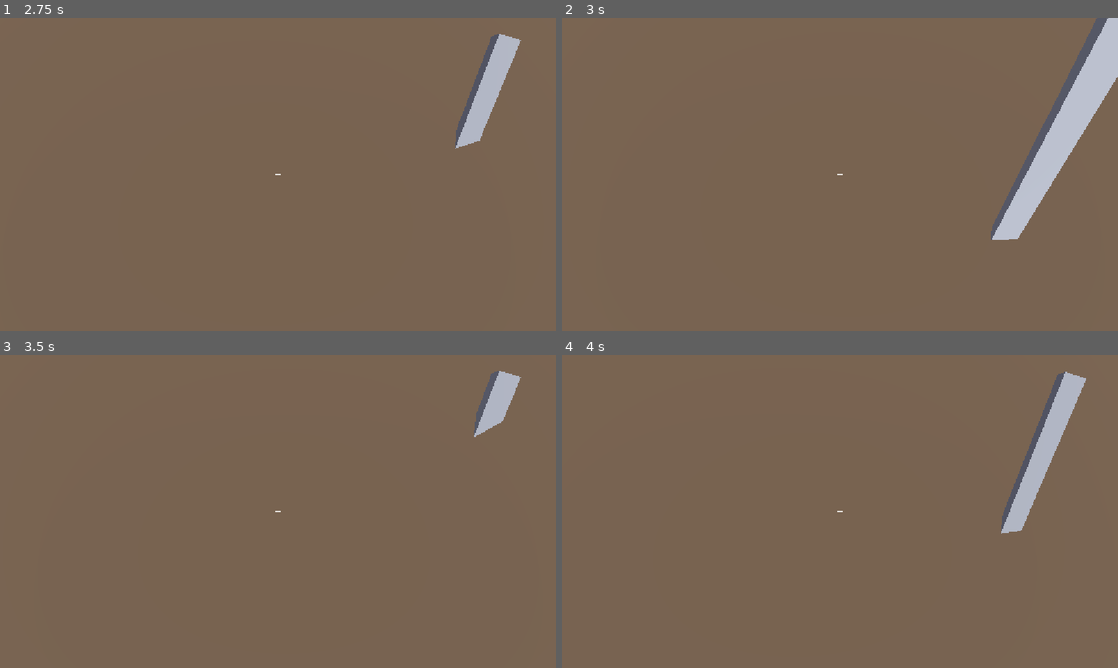
Above: before the commit, frames 1-4 (two rows, left to right).
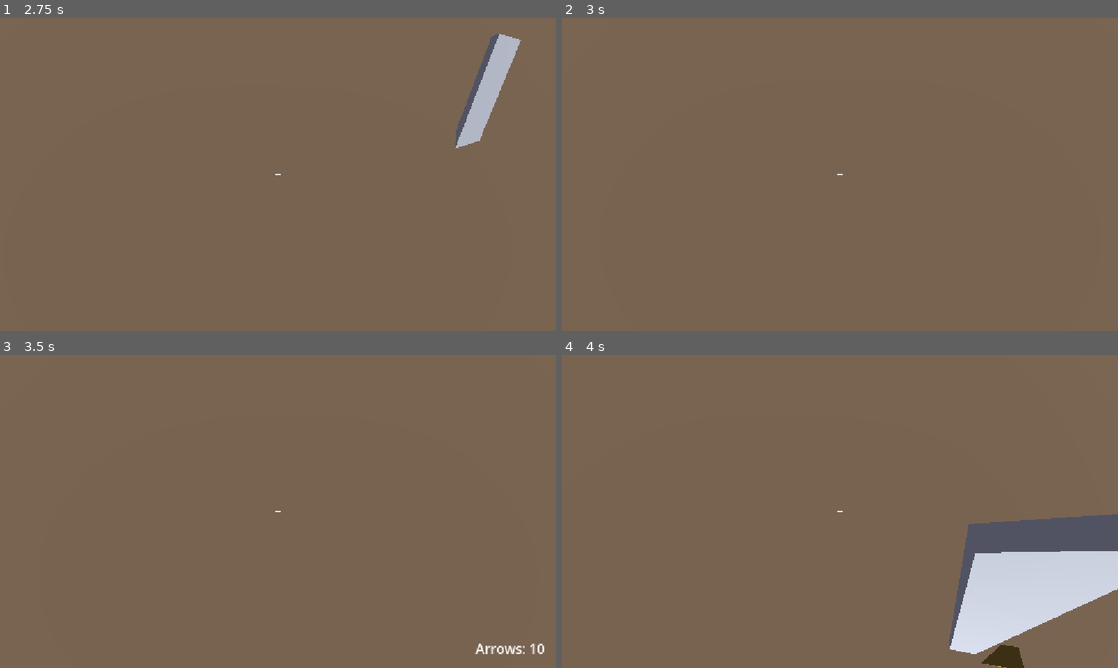
Above: after the commit, the same moments.

Repository: ryanhicke/dark-fantasy-fps
Game: Godot game, scene res://main.tscn
Two runs of this game, one before a commit and one after it. Both use one fixed random seed, a clock stepped at 60 frames per second and the inputs below.
Inputs (mouse positions are in pixels of both pictures, inside the frame that each line leads up to):
- Up to frame 1 (2.75 s): tap Enter at 0.5 s; move the mouse to (305, 174) at 0.52 s; hold W (move_forward) from 0.53 s (still down); click (305, 174) at 0.6 s; tap Space (jump) at 0.77, 1.52 s; move the mouse to (250, 174) at 1.27 s; click (250, 174) at 1.35 s; move the mouse to (289, 168) at 2.02 s; hold 1 (weapon_1) from 2.03 s (still down); click (289, 168) at 2.3 s
- Up to frame 2 (3 s): keep holding W (move_forward); move the mouse to (834, 180) at 2.77 s; release 1 (weapon_1) at 2.78 s; tap 2 (weapon_2) at 2.85 s
- Up to frame 3 (3.5 s): keep holding W (move_forward); tap Space (jump) at 3.02 s; click (272, 517) at 3.05 s
- Up to frame 4 (4 s): keep holding W (move_forward); move the mouse to (878, 514) at 3.52 s; hold Mouse wheel down (weapon_next) from 3.53 s (still down); tap Space (jump) at 3.77 s; click (878, 514) at 3.8 s

Frame 1 is identical in both runs. In frame 2, 5.0% of the frame differs, in the area x 77-100%, y 0-71%; in frame 3, 1.2%; in frame 4, 12%, in the area x 69-100%, y 5-100%.

Commit message:
add bow

Diff:
--- a/core/event_bus.gd
+++ b/core/event_bus.gd
@@ -19,3 +19,10 @@
 
 @warning_ignore("unused_signal")
 signal level_completed
+
+@warning_ignore("unused_signal")
+signal player_ammo_changed(ammo_type: StringName, amount: int, maximum: int)
+
+## Emitted when the player starts raising a weapon. Null means no weapon.
+@warning_ignore("unused_signal")
+signal player_weapon_changed(weapon_data: WeaponData)
--- /dev/null
+++ b/player/inventory.gd
@@ -0,0 +1,63 @@
+class_name Inventory
+extends Node
+## Player ammo counts, keyed by ammo type (e.g. &"arrows").
+##
+## Deliberately a small data holder so it can later be copied into and out
+## of GameState's player bundle between levels.
+
+signal ammo_changed(ammo_type: StringName, amount: int, maximum: int)
+
+@export var max_ammo: Dictionary[StringName, int] = {&"arrows": 100}
+## Ammo given on a fresh (pistol) start.
+@export var starting_ammo: Dictionary[StringName, int] = {&"arrows": 10}
+
+var _ammo: Dictionary[StringName, int] = {}
+
+
+func _ready() -> void:
+	reset_to_starting()
+
+
+func reset_to_starting() -> void:
+	_ammo.clear()
+	for ammo_type: StringName in max_ammo:
+		_set_ammo(ammo_type, starting_ammo.get(ammo_type, 0))
+
+
+func get_ammo(ammo_type: StringName) -> int:
+	return _ammo.get(ammo_type, 0)
+
+
+func get_max_ammo(ammo_type: StringName) -> int:
+	return max_ammo.get(ammo_type, 0)
+
+
+func has_ammo(ammo_type: StringName, amount: int) -> bool:
+	return get_ammo(ammo_type) >= amount
+
+
+## Spends [param amount] if there is enough. Returns false and spends
+## nothing otherwise, so a shot never goes off half-paid.
+func consume_ammo(ammo_type: StringName, amount: int) -> bool:
+	if amount < 0 or not has_ammo(ammo_type, amount):
+		return false
+	_set_ammo(ammo_type, get_ammo(ammo_type) - amount)
+	return true
+
+
+## Adds up to the maximum. Returns how much was actually added, so a pickup
+## can tell whether it was used.
+func add_ammo(ammo_type: StringName, amount: int) -> int:
+	if amount <= 0 or not max_ammo.has(ammo_type):
+		return 0
+	var added: int = mini(amount, get_max_ammo(ammo_type) - get_ammo(ammo_type))
+	if added > 0:
+		_set_ammo(ammo_type, get_ammo(ammo_type) + added)
+	return added
+
+
+func _set_ammo(ammo_type: StringName, amount: int) -> void:
+	var clamped: int = clampi(amount, 0, get_max_ammo(ammo_type))
+	_ammo[ammo_type] = clamped
+	ammo_changed.emit(ammo_type, clamped, get_max_ammo(ammo_type))
+	EventBus.player_ammo_changed.emit(ammo_type, clamped, get_max_ammo(ammo_type))
--- a/player/player.tscn
+++ b/player/player.tscn
@@ -3,6 +3,8 @@
 [ext_resource type="Script" path="res://player/player.gd" id="1_player"]
 [ext_resource type="Script" path="res://player/weapon_holder.gd" id="2_holder"]
 [ext_resource type="PackedScene" path="res://weapons/sword/sword.tscn" id="3_sword"]
+[ext_resource type="Script" path="res://player/inventory.gd" id="4_inventory"]
+[ext_resource type="PackedScene" path="res://weapons/bow/bow.tscn" id="5_bow"]
 
 [sub_resource type="CapsuleShape3D" id="CapsuleShape3D_body"]
 radius = 0.4
@@ -16,12 +18,16 @@
 transform = Transform3D(1, 0, 0, 0, 1, 0, 0, 0, 1, 0, 0.9, 0)
 shape = SubResource("CapsuleShape3D_body")
 
+[node name="Inventory" type="Node" parent="."]
+script = ExtResource("4_inventory")
+
 [node name="Head" type="Node3D" parent="."]
 transform = Transform3D(1, 0, 0, 0, 1, 0, 0, 0, 1, 0, 1.6, 0)
 
 [node name="Camera3D" type="Camera3D" parent="Head"]
 current = true
 
-[node name="WeaponHolder" type="Node3D" parent="Head/Camera3D"]
+[node name="WeaponHolder" type="Node3D" parent="Head/Camera3D" node_paths=PackedStringArray("inventory")]
 script = ExtResource("2_holder")
-weapon_scenes = Array[PackedScene]([ExtResource("3_sword")])
+weapon_scenes = Array[PackedScene]([ExtResource("3_sword"), ExtResource("5_bow")])
+inventory = NodePath("../../../Inventory")
--- a/player/weapon_holder.gd
+++ b/player/weapon_holder.gd
@@ -7,6 +7,8 @@
 
 ## Weapon scenes in slot order: index 0 is key 1, index 1 is key 2, and so on.
 @export var weapon_scenes: Array[PackedScene] = []
+## Ammo source for weapons. Leave empty for unlimited ammo.
+@export var inventory: Inventory
 
 var _weapons: Array[Weapon] = []
 var _current_index: int = -1
@@ -14,6 +16,7 @@
 var _pending_index: int = -1
 var _switching: bool = false
 var _trigger_held: bool = false
+var _was_mouse_captured: bool = false
 
 @onready var _aim: Node3D = get_parent() as Node3D
 
@@ -23,9 +26,12 @@
 	for scene: PackedScene in weapon_scenes:
 		var weapon: Weapon = scene.instantiate() as Weapon
 		add_child(weapon)
-		weapon.setup(body, _aim)
+		weapon.setup(body, _aim, inventory)
 		weapon.holster_immediately()
 		_weapons.append(weapon)
+		if inventory == null and weapon.data != null and weapon.data.ammo_type != &"":
+			push_warning("WeaponHolder: %s uses ammo but no inventory is assigned; ammo is unlimited."
+				% weapon.data.display_name)
 	if not _weapons.is_empty():
 		_pending_index = 0
 
@@ -46,8 +52,13 @@
 
 
 func _physics_process(_delta: float) -> void:
-	if not _is_mouse_captured():
+	var captured: bool = _is_mouse_captured()
+	if not captured:
 		_trigger_held = false
+		# Releasing the mouse mid-draw cancels the shot instead of firing it.
+		if _was_mouse_captured and _current_index >= 0:
+			_weapons[_current_index].interrupt()
+	_was_mouse_captured = captured
 	if _switching:
 		return
 	if _pending_index >= 0 and not _is_current_busy():
@@ -77,6 +88,7 @@
 	if _current_index >= 0:
 		await _weapons[_current_index].holster()
 	_current_index = index
+	EventBus.player_weapon_changed.emit(_weapons[index].data)
 	await _weapons[index].draw()
 	_switching = false
 
--- /dev/null
+++ b/tests/test_bow_ballistics.gd
@@ -0,0 +1,46 @@
+extends GutTest
+## Pins the design spec for the starting bow (a 40 lb draw):
+## - a level shot from eye height lands about 100 yards away,
+## - a full 2 second draw shoots about 10% further.
+## Uses the same integration step the game uses, at the physics tick rate.
+
+const BOW_PATH: String = "res://weapons/bow/bow.tres"
+const EYE_HEIGHT: float = 1.6
+const PHYSICS_DELTA: float = 1.0 / 60.0
+const YARD: float = 0.9144
+const TARGET_RANGE: float = 100.0 * YARD
+const RANGE_TOLERANCE: float = 0.03
+
+var _bow: WeaponData
+
+
+func before_all() -> void:
+	_bow = load(BOW_PATH) as WeaponData
+
+
+## Horizontal distance travelled before dropping from eye height to the floor.
+func _level_shot_range(speed: float) -> float:
+	var position: Vector3 = Vector3(0.0, EYE_HEIGHT, 0.0)
+	var velocity: Vector3 = Vector3.FORWARD * speed
+	while position.y > 0.0:
+		velocity = Projectile.integrate_velocity(velocity, _bow.projectile_gravity, PHYSICS_DELTA)
+		position += velocity * PHYSICS_DELTA
+	return Vector2(position.x, position.z).length()
+
+
+func test_quick_shot_reaches_about_100_yards() -> void:
+	var distance: float = _level_shot_range(_bow.projectile_speed)
+	assert_almost_eq(distance, TARGET_RANGE, TARGET_RANGE * RANGE_TOLERANCE,
+		"quick shot range %.1f m (%.0f yd)" % [distance, distance / YARD])
+
+
+func test_full_draw_shoots_about_10_percent_further() -> void:
+	var quick: float = _level_shot_range(_bow.projectile_speed)
+	var full: float = _level_shot_range(_bow.max_charge_speed)
+	assert_almost_eq(full / quick, 1.10, 0.01,
+		"full draw range %.1f m (%.0f yd)" % [full, full / YARD])
+
+
+func test_full_draw_takes_two_seconds_and_hits_harder() -> void:
+	assert_eq(_bow.charge_time, 2.0)
+	assert_gt(_bow.max_charge_damage, _bow.damage)
--- /dev/null
+++ b/tests/test_inventory.gd
@@ -0,0 +1,55 @@
+extends GutTest
+
+const ARROWS: StringName = &"arrows"
+const MAX_ARROWS: int = 100
+const START_ARROWS: int = 50
+
+var _inventory: Inventory
+
+
+func before_each() -> void:
+	_inventory = Inventory.new()
+	_inventory.max_ammo = {ARROWS: MAX_ARROWS}
+	_inventory.starting_ammo = {ARROWS: START_ARROWS}
+	add_child_autofree(_inventory)
+	watch_signals(_inventory)
+
+
+func test_starts_with_starting_ammo() -> void:
+	assert_eq(_inventory.get_ammo(ARROWS), START_ARROWS)
+	assert_eq(_inventory.get_max_ammo(ARROWS), MAX_ARROWS)
+
+
+func test_consume_spends_ammo_and_signals() -> void:
+	assert_true(_inventory.consume_ammo(ARROWS, 1))
+	assert_eq(_inventory.get_ammo(ARROWS), START_ARROWS - 1)
+	assert_signal_emitted_with_parameters(_inventory, "ammo_changed", [ARROWS, START_ARROWS - 1, MAX_ARROWS])
+
+
+func test_consume_fails_without_spending_when_short() -> void:
+	assert_true(_inventory.consume_ammo(ARROWS, START_ARROWS))
+	assert_false(_inventory.consume_ammo(ARROWS, 1))
+	assert_eq(_inventory.get_ammo(ARROWS), 0)
+
+
+func test_consume_rejects_negative_amount() -> void:
+	assert_false(_inventory.consume_ammo(ARROWS, -5))
+	assert_eq(_inventory.get_ammo(ARROWS), START_ARROWS)
+
+
+func test_add_caps_at_max_and_reports_amount_added() -> void:
+	assert_eq(_inventory.add_ammo(ARROWS, 80), MAX_ARROWS - START_ARROWS)
+	assert_eq(_inventory.get_ammo(ARROWS), MAX_ARROWS)
+	assert_eq(_inventory.add_ammo(ARROWS, 10), 0, "full inventory accepts nothing")
+
+
+func test_unknown_ammo_type_is_empty_and_cannot_be_added() -> void:
+	assert_eq(_inventory.get_ammo(&"mana_crystals"), 0)
+	assert_false(_inventory.has_ammo(&"mana_crystals", 1))
+	assert_eq(_inventory.add_ammo(&"mana_crystals", 5), 0)
+
+
+func test_reset_restores_starting_ammo() -> void:
+	_inventory.consume_ammo(ARROWS, 30)
+	_inventory.reset_to_starting()
+	assert_eq(_inventory.get_ammo(ARROWS), START_ARROWS)
--- /dev/null
+++ b/ui/hud.gd
@@ -0,0 +1,36 @@
+extends CanvasLayer
+## Crosshair and the ammo counter for the current weapon.
+##
+## Listens to EventBus only, so it never needs a reference to the player and
+## survives level changes untouched.
+
+var _ammo_counts: Dictionary[StringName, int] = {}
+var _current_ammo_type: StringName = &""
+
+@onready var _ammo_label: Label = $AmmoLabel
+
+
+func _ready() -> void:
+	EventBus.player_ammo_changed.connect(_on_player_ammo_changed)
+	EventBus.player_weapon_changed.connect(_on_player_weapon_changed)
+	_refresh_ammo()
+
+
+func _on_player_ammo_changed(ammo_type: StringName, amount: int, _maximum: int) -> void:
+	# Cache every type so switching weapons can show the right count at once.
+	_ammo_counts[ammo_type] = amount
+	if ammo_type == _current_ammo_type:
+		_refresh_ammo()
+
+
+func _on_player_weapon_changed(weapon_data: WeaponData) -> void:
+	_current_ammo_type = weapon_data.ammo_type if weapon_data != null else &""
+	_refresh_ammo()
+
+
+func _refresh_ammo() -> void:
+	_ammo_label.visible = _current_ammo_type != &""
+	if _ammo_label.visible:
+		_ammo_label.text = "%s: %d" % [
+			String(_current_ammo_type).capitalize(), _ammo_counts.get(_current_ammo_type, 0)
+		]
--- a/ui/hud.tscn
+++ b/ui/hud.tscn
@@ -1,6 +1,9 @@
 [gd_scene format=3]
 
+[ext_resource type="Script" path="res://ui/hud.gd" id="1_hud"]
+
 [node name="HUD" type="CanvasLayer"]
+script = ExtResource("1_hud")
 
 [node name="Crosshair" type="Control" parent="."]
 layout_mode = 3
@@ -28,3 +31,21 @@
 offset_bottom = 6.0
 mouse_filter = 2
 color = Color(1, 1, 1, 0.8)
+
+[node name="AmmoLabel" type="Label" parent="."]
+anchors_preset = 3
+anchor_left = 1.0
+anchor_top = 1.0
+anchor_right = 1.0
+anchor_bottom = 1.0
+offset_left = -260.0
+offset_top = -64.0
+offset_right = -24.0
+offset_bottom = -20.0
+grow_horizontal = 0
+grow_vertical = 0
+mouse_filter = 2
+theme_override_font_sizes/font_size = 28
+text = "Arrows: 0"
+horizontal_alignment = 2
+vertical_alignment = 2
--- /dev/null
+++ b/weapons/arrow/arrow.tscn
@@ -0,0 +1,34 @@
+[gd_scene format=3]
+
+[ext_resource type="Script" path="res://weapons/projectile.gd" id="1_projectile"]
+
+[sub_resource type="StandardMaterial3D" id="Material_shaft"]
+albedo_color = Color(0.45, 0.3, 0.15, 1)
+
+[sub_resource type="StandardMaterial3D" id="Material_fletching"]
+albedo_color = Color(0.85, 0.85, 0.8, 1)
+
+[sub_resource type="BoxMesh" id="BoxMesh_shaft"]
+material = SubResource("Material_shaft")
+size = Vector3(0.015, 0.015, 0.6)
+
+[sub_resource type="BoxMesh" id="BoxMesh_fletching"]
+material = SubResource("Material_fletching")
+size = Vector3(0.04, 0.005, 0.08)
+
+[node name="Arrow" type="Node3D"]
+script = ExtResource("1_projectile")
+
+[node name="Shaft" type="MeshInstance3D" parent="."]
+transform = Transform3D(1, 0, 0, 0, 1, 0, 0, 0, 1, 0, 0, 0.3)
+cast_shadow = 0
+mesh = SubResource("BoxMesh_shaft")
+
+[node name="Fletching" type="MeshInstance3D" parent="."]
+transform = Transform3D(1, 0, 0, 0, 1, 0, 0, 0, 1, 0, 0, 0.55)
+cast_shadow = 0
+mesh = SubResource("BoxMesh_fletching")
+
+[node name="PathCast" type="RayCast3D" parent="."]
+enabled = false
+target_position = Vector3(0, 0, 0)
--- /dev/null
+++ b/weapons/bow/bow.tres
@@ -0,0 +1,20 @@
+[gd_resource type="Resource" script_class="WeaponData" format=3]
+
+[ext_resource type="Script" path="res://weapons/weapon_data.gd" id="1_data"]
+[ext_resource type="PackedScene" path="res://weapons/arrow/arrow.tscn" id="2_arrow"]
+
+[resource]
+script = ExtResource("1_data")
+display_name = "Bow"
+damage = 15.0
+damage_type = 0
+cooldown = 0.6
+windup = 0.0
+ammo_type = &"arrows"
+ammo_cost = 1
+projectile_scene = ExtResource("2_arrow")
+projectile_speed = 40.0
+projectile_gravity = 0.95
+charge_time = 1.5
+max_charge_damage = 30.0
+max_charge_speed = 55.0
--- /dev/null
+++ b/weapons/bow/bow.tscn
@@ -0,0 +1,48 @@
+[gd_scene format=3]
+
+[ext_resource type="Script" path="res://weapons/ranged_weapon.gd" id="1_ranged"]
+[ext_resource type="Resource" path="res://weapons/bow/bow.tres" id="2_data"]
+
+[sub_resource type="StandardMaterial3D" id="Material_wood"]
+albedo_color = Color(0.4, 0.25, 0.12, 1)
+
+[sub_resource type="StandardMaterial3D" id="Material_string"]
+albedo_color = Color(0.85, 0.82, 0.7, 1)
+
+[sub_resource type="StandardMaterial3D" id="Material_arrow"]
+albedo_color = Color(0.55, 0.4, 0.2, 1)
+
+[sub_resource type="BoxMesh" id="BoxMesh_limb"]
+material = SubResource("Material_wood")
+size = Vector3(0.035, 0.75, 0.04)
+
+[sub_resource type="BoxMesh" id="BoxMesh_string"]
+material = SubResource("Material_string")
+size = Vector3(0.006, 0.72, 0.006)
+
+[sub_resource type="BoxMesh" id="BoxMesh_arrow"]
+material = SubResource("Material_arrow")
+size = Vector3(0.012, 0.012, 0.55)
+
+[node name="Bow" type="Node3D"]
+script = ExtResource("1_ranged")
+data = ExtResource("2_data")
+
+[node name="ViewModel" type="Node3D" parent="."]
+transform = Transform3D(0.965926, 0.258819, 0, -0.258819, 0.965926, 0, 0, 0, 1, 0.18, -0.28, -0.5)
+
+[node name="Limb" type="MeshInstance3D" parent="ViewModel"]
+cast_shadow = 0
+mesh = SubResource("BoxMesh_limb")
+
+[node name="Draw" type="Node3D" parent="ViewModel"]
+
+[node name="String" type="MeshInstance3D" parent="ViewModel/Draw"]
+transform = Transform3D(1, 0, 0, 0, 1, 0, 0, 0, 1, 0, 0, 0.07)
+cast_shadow = 0
+mesh = SubResource("BoxMesh_string")
+
+[node name="Loaded" type="MeshInstance3D" parent="ViewModel/Draw"]
+transform = Transform3D(1, 0, 0, 0, 1, 0, 0, 0, 1, 0, 0, -0.205)
+cast_shadow = 0
+mesh = SubResource("BoxMesh_arrow")
--- a/weapons/melee_weapon.gd
+++ b/weapons/melee_weapon.gd
@@ -35,8 +35,8 @@
 	_hit_cast.shape = sphere
 
 
-func setup(owner_body: CollisionObject3D, aim: Node3D) -> void:
-	super(owner_body, aim)
+func setup(owner_body: CollisionObject3D, aim: Node3D, inventory: Inventory) -> void:
+	super(owner_body, aim, inventory)
 	if owner_body != null:
 		_hit_cast.add_exception(owner_body)
 
@@ -50,7 +50,7 @@
 		_begin_swing()
 
 
-func _on_holstered() -> void:
+func _on_interrupted() -> void:
 	_windup_remaining = -1.0
 	if _swing_tween != null:
 		_swing_tween.kill()
--- /dev/null
+++ b/weapons/projectile.gd
@@ -0,0 +1,79 @@
+class_name Projectile
+extends Node3D
+## Base for physical projectiles (arrows now, fireballs later).
+##
+## Moves itself every physics tick and ray-casts along the segment it just
+## travelled, so fast projectiles can't skip through thin walls between
+## ticks. Uses a child RayCast3D named "PathCast" (disabled, updated
+## manually) instead of direct space queries, because those allocate a
+## result Dictionary every call.
+
+## Seconds before a projectile that hit nothing removes itself.
+@export var lifetime: float = 6.0
+
+var velocity: Vector3 = Vector3.ZERO
+var gravity: float = 0.0
+var damage: float = 0.0
+var damage_type: Damage.Type = Damage.Type.PHYSICAL
+var source: Node = null
+
+var _age: float = 0.0
+
+@onready var _path_cast: RayCast3D = $PathCast
+
+
+## Call after adding the projectile to the scene tree.
+func launch(
+	start: Vector3,
+	initial_velocity: Vector3,
+	projectile_gravity: float,
+	hit_damage: float,
+	type: Damage.Type,
+	attacker: CollisionObject3D
+) -> void:
+	global_position = start
+	velocity = initial_velocity
+	gravity = projectile_gravity
+	damage = hit_damage
+	damage_type = type
+	source = attacker
+	if attacker != null:
+		_path_cast.add_exception(attacker)
+	_face_velocity()
+
+
+## One step of the flight model. Static so tests can run the exact same
+## math the game uses.
+static func integrate_velocity(current: Vector3, gravity_strength: float, delta: float) -> Vector3:
+	return current + Vector3.DOWN * gravity_strength * delta
+
+
+func _physics_process(delta: float) -> void:
+	_age += delta
+	if _age >= lifetime:
+		queue_free()
+		return
+	velocity = integrate_velocity(velocity, gravity, delta)
+	var next_position: Vector3 = global_position + velocity * delta
+	_path_cast.target_position = _path_cast.to_local(next_position)
+	_path_cast.force_raycast_update()
+	if _path_cast.is_colliding():
+		_on_hit(_path_cast.get_collider(), _path_cast.get_collision_point())
+		return
+	global_position = next_position
+	_face_velocity()
+
+
+## Override for different impact behavior (explosions, sticking, etc.).
+func _on_hit(collider: Object, _point: Vector3) -> void:
+	var health: HealthComponent = HealthComponent.find_on(collider as Node)
+	if health != null:
+		health.take_damage(damage, damage_type, source)
+	queue_free()
+
+
+func _face_velocity() -> void:
+	var direction: Vector3 = velocity.normalized()
+	# look_at fails when the direction is parallel to the up vector.
+	if direction != Vector3.ZERO and absf(direction.dot(Vector3.UP)) < 0.999:
+		look_at(global_position + direction, Vector3.UP)
--- /dev/null
+++ b/weapons/ranged_weapon.gd
@@ -0,0 +1,96 @@
+class_name RangedWeapon
+extends Weapon
+## Fires projectiles from the camera.
+##
+## If the data has a charge_time, holding the trigger draws (charges) and
+## releasing fires; damage and speed scale with how long it was held.
+## Otherwise it fires on press and repeats while held.
+##
+## Optional view model children:
+## - "ViewModel/Draw": pulled back toward the camera while charging.
+## - "ViewModel/Draw/Loaded": shown only when ready to fire (e.g. a nocked arrow).
+
+@export_group("Draw Animation")
+## Meters the Draw node moves back toward the camera at full charge.
+@export var draw_pull_distance: float = 0.2
+
+@export_group("Spawn")
+## Meters in front of the camera where projectiles appear, so they don't
+## start inside the near clip plane.
+@export var muzzle_offset: float = 0.2
+
+var _charging: bool = false
+var _charge_elapsed: float = 0.0
+var _draw_rest_position: Vector3 = Vector3.ZERO
+
+@onready var _draw_part: Node3D = get_node_or_null("ViewModel/Draw") as Node3D
+@onready var _loaded_part: Node3D = get_node_or_null("ViewModel/Draw/Loaded") as Node3D
+
+
+func _ready() -> void:
+	super()
+	if _draw_part != null:
+		_draw_rest_position = _draw_part.position
+
+
+func _tick(delta: float) -> void:
+	if _charging:
+		_charge_elapsed = minf(_charge_elapsed + delta, data.charge_time)
+		_update_draw_pose()
+	elif _trigger_held and can_attack() and has_ammo():
+		if data.charge_time > 0.0:
+			_charging = true
+			_charge_elapsed = 0.0
+		else:
+			_fire(0.0)
+	if _loaded_part != null:
+		_loaded_part.visible = _charging or (not is_busy() and has_ammo())
+
+
+func _on_trigger_released() -> void:
+	if _charging:
+		_fire(_charge_ratio())
+
+
+func _on_interrupted() -> void:
+	_charging = false
+	_charge_elapsed = 0.0
+	_update_draw_pose()
+
+
+func _fire(charge: float) -> void:
+	_charging = false
+	_charge_elapsed = 0.0
+	_update_draw_pose()
+	if not _consume_ammo():
+		return
+	_begin_cooldown()
+	var damage: float = data.damage
+	var speed: float = data.projectile_speed
+	if data.charge_time > 0.0:
+		damage = lerpf(data.damage, data.max_charge_damage, charge)
+		speed = lerpf(data.projectile_speed, data.max_charge_speed, charge)
+	var projectile: Projectile = data.projectile_scene.instantiate() as Projectile
+	# Parent to the level (the player's parent), not the weapon, so the
+	# projectile doesn't move with the camera and is freed with the level.
+	_owner_body.get_parent().add_child(projectile)
+	var forward: Vector3 = -_aim.global_transform.basis.z
+	projectile.launch(
+		_aim.global_position + forward * muzzle_offset,
+		forward * speed,
+		data.projectile_gravity,
+		damage,
+		data.damage_type,
+		_owner_body
+	)
+
+
+func _charge_ratio() -> float:
+	if data.charge_time <= 0.0:
+		return 0.0
+	return _charge_elapsed / data.charge_time
+
+
+func _update_draw_pose() -> void:
+	if _draw_part != null:
+		_draw_part.position = _draw_rest_position + Vector3.BACK * draw_pull_distance * _charge_ratio()
--- a/weapons/weapon.gd
+++ b/weapons/weapon.gd
@@ -5,7 +5,7 @@
 ## Owns trigger state, cooldown, and the raise/lower animation used when
 ## switching. Subclasses decide what an attack does by overriding the
 ## virtual hooks (_tick, _on_trigger_pressed, _on_trigger_released,
-## _on_holstered).
+## _on_interrupted).
 ##
 ## Expects a child Node3D named "ViewModel" holding the visible mesh, so
 ## animations move the model without moving the weapon's own origin.
@@ -27,6 +27,7 @@
 
 var _owner_body: CollisionObject3D
 var _aim: Node3D
+var _inventory: Inventory
 var _trigger_held: bool = false
 var _cooldown_remaining: float = 0.0
 var _is_drawn: bool = false
@@ -42,10 +43,12 @@
 
 
 ## Called once by the WeaponHolder. [param owner_body] is the damage source
-## and is excluded from hit checks; [param aim] is where attacks originate.
-func setup(owner_body: CollisionObject3D, aim: Node3D) -> void:
+## and is excluded from hit checks; [param aim] is where attacks originate;
+## [param inventory] supplies ammo (null means unlimited).
+func setup(owner_body: CollisionObject3D, aim: Node3D, inventory: Inventory) -> void:
 	_owner_body = owner_body
 	_aim = aim
+	_inventory = inventory
 
 
 func set_trigger(held: bool) -> void:
@@ -68,10 +71,30 @@
 	return _cooldown_remaining > 0.0
 
 
+func has_ammo() -> bool:
+	if data == null or data.ammo_type == &"" or _inventory == null:
+		return true
+	return _inventory.has_ammo(data.ammo_type, data.ammo_cost)
+
+
+## Spends ammo for one attack. Returns false (spending nothing) if short.
+func _consume_ammo() -> bool:
+	if data.ammo_type == &"" or _inventory == null:
+		return true
+	return _inventory.consume_ammo(data.ammo_type, data.ammo_cost)
+
+
+## Cancels anything in progress without attacking, e.g. when the mouse is
+## released mid-draw. Cleared directly, not via set_trigger(), so weapons
+## that act on release (like a drawn bow) don't fire.
+func interrupt() -> void:
+	_trigger_held = false
+	_on_interrupted()
+
+
 func holster_immediately() -> void:
 	_is_drawn = false
-	_trigger_held = false
-	_on_holstered()
+	interrupt()
 	visible = false
 	set_physics_process(false)
 	if _view_model != null:
@@ -91,10 +114,7 @@
 ## Lower animation. Cancels anything in progress without attacking.
 func holster() -> void:
 	_is_drawn = false
-	# Cleared directly, not via set_trigger(), so weapons that act on release
-	# (like a drawn bow) don't fire while being put away.
-	_trigger_held = false
-	_on_holstered()
+	interrupt()
 	if _view_model != null:
 		await _tween_view_model(_holstered_position()).finished
 	visible = false
@@ -142,5 +162,5 @@
 	pass
 
 
-func _on_holstered() -> void:
+func _on_interrupted() -> void:
 	pass
--- a/weapons/weapon_data.gd
+++ b/weapons/weapon_data.gd
@@ -16,8 +16,31 @@
 ## cooldown, otherwise the next attack waits for the hit anyway.
 @export var windup: float = 0.0
 
+@export_group("Ammo")
+## Inventory ammo key, e.g. &"arrows". Empty means the weapon needs no ammo.
+@export var ammo_type: StringName = &""
+@export var ammo_cost: int = 0
+
 @export_group("Melee")
 ## Reach in meters, measured from the camera.
 @export var melee_range: float = 2.0
 ## Radius of the swept sphere. Larger is more forgiving to aim.
 @export var melee_radius: float = 0.35
+
+@export_group("Projectile")
+@export var projectile_scene: PackedScene
+## Launch speed in m/s for an uncharged shot.
+@export var projectile_speed: float = 30.0
+## Downward pull in m/s² on the projectile. 0 flies dead straight.
+@export var projectile_gravity: float = 0.0
+
+@export_group("Charge")
+## Seconds to reach full charge while the trigger is held. 0 = no charging:
+## the weapon fires on press and repeats while held.
+@export var charge_time: float = 0.0
+## Damage at full charge. Uncharged shots use [member damage]; partial
+## charges blend linearly between the two.
+@export var max_charge_damage: float = 0.0
+## Launch speed at full charge. Partial charges blend from
+## [member projectile_speed].
+@export var max_charge_speed: float = 0.0
Not shown, added: player/inventory.gd.uid
Not shown, added: tests/test_bow_ballistics.gd.uid
Not shown, added: tests/test_inventory.gd.uid
Not shown, added: ui/hud.gd.uid
Not shown, added: weapons/projectile.gd.uid
Not shown, added: weapons/ranged_weapon.gd.uid
Not shown, changed: docs/placeholders.md
